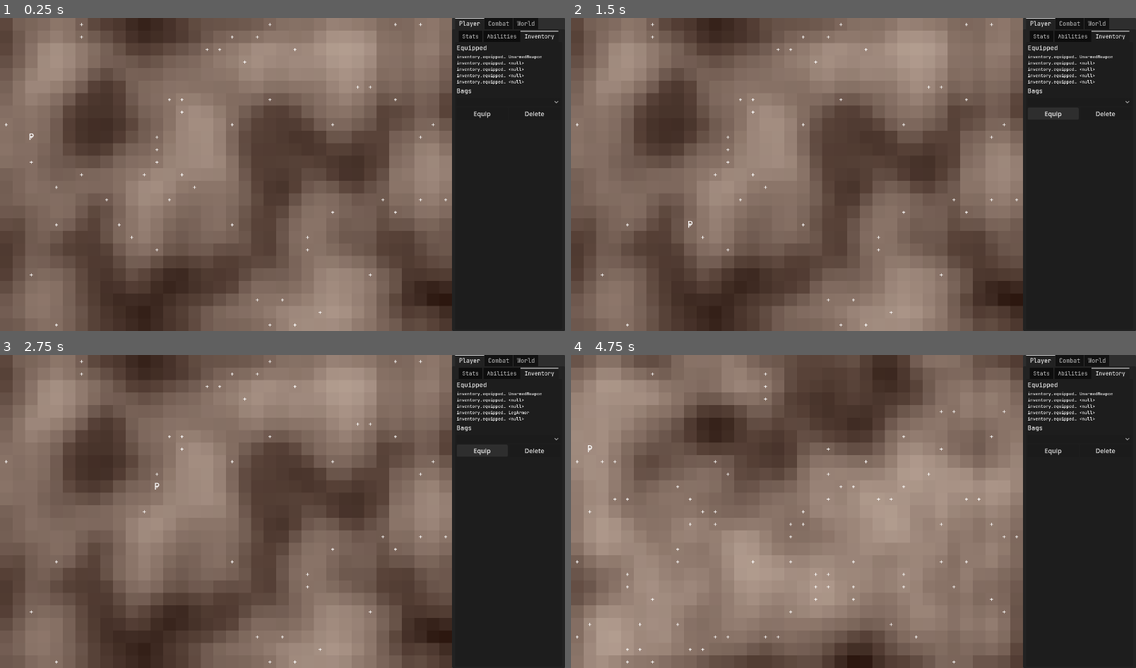
Above: before the commit, frames 1-4 (two rows, left to right).
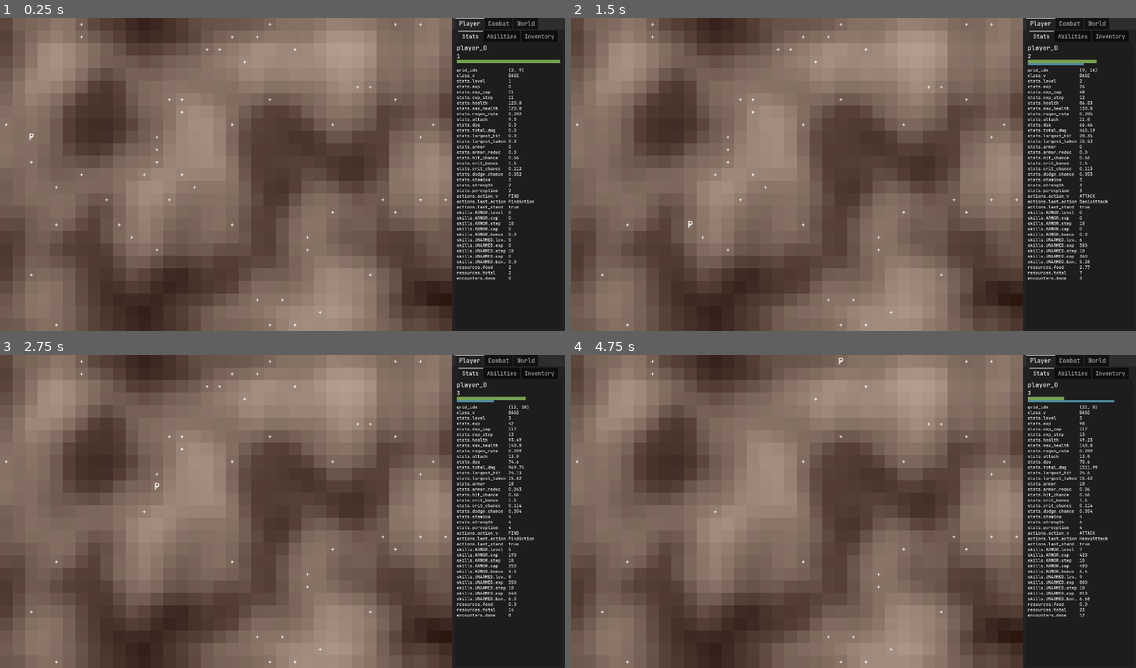
Above: after the commit, the same moments.

Repository: crystalfiction/rpg-simulator
Game: Godot game, scene res://src/controllers/world/world_controller.tscn
Two runs of this game, one before a commit and one after it. Both use one fixed random seed, a clock stepped at 60 frames per second and the inputs below.
Inputs (mouse positions are in pixels of both pictures, inside the frame that each line leads up to):
- Up to frame 1 (0.25 s): no input
- Up to frame 2 (1.5 s): click (1051, 115) at 0.5 s, where only the run before the commit has a clickable "Equip"; click (1051, 115) at 1.25 s, where only the run before the commit has a clickable "Equip"
- Up to frame 3 (2.75 s): click (480, 452) at 2 s, where only the run before the commit has a clickable "Equip"
- Up to frame 4 (4.75 s): click (1079, 439) at 2.77 s; hold - (world_tick_dec) 3.53-4.28 s; tap = (world_tick_inc) at 4.35 s

The runs differ from the first frame. In frame 1, 2.5% of the frame differs, in the area x 80-100%, y 4-84%; in frame 2, 2.5%; in frame 3, 2.5%; in frame 4, 53%, in the area x 0-99%, y 0-100%.

Commit message:
player can equip/delete items from the bag UI

Diff:
--- a/src/controllers/ui/ui_controller.gd
+++ b/src/controllers/ui/ui_controller.gd
@@ -94,6 +94,21 @@
 	return substring
 
 
+## removes a single label entry and its labels
+func _remove_label_entry(entry: Dictionary, curr_labels: Array):
+	# remove name label
+	if is_instance_valid(entry.name):
+		if not entry.name.is_queued_for_deletion():
+			entry.name.queue_free()
+	# remove data label
+	if is_instance_valid(entry.data):
+		if not entry.data.is_queued_for_deletion():
+			entry.data.queue_free()
+	# remove label entry ref
+	curr_labels.erase(entry)
+	self.labels = curr_labels
+
+
 ## removes labels and label entries with invalid objects
 func _remove_invalids(curr_labels: Array):
 	# remove labels if player invalid
@@ -105,16 +120,9 @@
 	)
 	if not invalids.is_empty():
 		for invalid in invalids:
-			# remove name label
-			if is_instance_valid(invalid.name):
-				if not invalid.name.is_queued_for_deletion():
-					invalid.name.queue_free()
-			# remove data label
-			if is_instance_valid(invalid.data):
-				if not invalid.data.is_queued_for_deletion():
-					invalid.data.queue_free()
-			# remove label entry ref
-			curr_labels.erase(invalid)
+			_remove_label_entry(invalid, curr_labels)
+
+	self.labels = curr_labels
 
 
 ## checks for existing labels given the passed obj and container,
@@ -302,6 +310,7 @@
 	var selected = options.get_selected_id()
 	if selected < 0:
 		return false
+
 	# format new item
 	var new_item = p.data.inventory.bags[selected]
 	var curr_item = null
@@ -319,8 +328,24 @@
 
 ## handles bag deletion for player inventory items
 func _handle_bag_delete(p: Player, options: OptionButton, curr_labels: Array):
-	pass
-
+	# get selected item
+	var selected = options.get_selected_id()
+	if selected < 0:
+		return
+
+	# remove label entries/labels first to avoid update errors
+	var curr_item = p.data.inventory.bags[selected]
+	for l in curr_labels:
+		# get item labels
+		if l.path.contains("inventory.bags."):
+			_remove_label_entry(l, curr_labels)
+
+	# remove item from items/bags
+	p.data.inventory.controller.remove_item(curr_item)
+
+	# remove selected option after processing with its data
+	options.remove_item(selected)
+	options.selected = 0 if options.item_count > 0 else -1
 
 ## handles creation of inventory bags view
 func _make_inventory_bags(p: Player, curr_labels: Array):
@@ -504,6 +529,25 @@
 			if not is_stat_labels:
 				# make stat labels
 				_make_stat_labels(p, "player_stats", curr_labels)
+			else:
+				# check for new skills
+				var existing_skills = stat_labels[1]
+				var existing_paths = []
+				for s in range(existing_skills.size() - 1):
+					existing_paths.append(existing_skills[s].path)
+				# check player skills,
+				for key in p.data.skills:
+					# if skill in player data but not labels,
+					var path_idx = existing_paths.find_custom(func(pth): return pth.contains(key))
+					if path_idx < 0:
+						# delete stats labels
+						var stats_labels = self.player_stats.get_children()
+						for l in stats_labels:
+							if is_instance_valid(l):
+								if not l.is_queued_for_deletion():
+									l.queue_free()
+
+						_remove_invalids(curr_labels)
 
 			# abilities
 			var ability_labels = _check_obj_labels(p, "player_abilities", curr_labels)
@@ -658,6 +702,10 @@
 	if not self.labels.is_empty():
 		_remove_invalids(self.labels)
 
+	# update label data
+	if not self.labels.is_empty():
+		_update_label_entries(self.labels)
+
 	# if world valid,
 	if is_instance_valid(self.world):
 		# handle world panel
@@ -685,7 +733,3 @@
 	else:
 		# remove invalid labels
 		_remove_invalids(self.labels)
-
-	# update label data
-	if not self.labels.is_empty():
-		_update_label_entries(self.labels)
--- a/src/controllers/ui/ui_controller.tscn
+++ b/src/controllers/ui/ui_controller.tscn
@@ -15,9 +15,9 @@
 grow_vertical = 2
 script = ExtResource("1_2yfeh")
 world_stats = NodePath("PanelContainer/MarginContainer/VBoxContainer/TabContainer/World/WorldStats")
-player_vitals = NodePath("PanelContainer/MarginContainer/VBoxContainer/TabContainer/Player/TabContainer/Stats/VBoxContainer/PlayerVitals")
+player_vitals = NodePath("PanelContainer/MarginContainer/VBoxContainer/TabContainer/Player/TabContainer/Stats/ScrollContainer/VBoxContainer/PlayerVitals")
 player_combat_vitals = NodePath("PanelContainer/MarginContainer/VBoxContainer/TabContainer/Combat/VBoxContainer/PlayerVitals")
-player_stats = NodePath("PanelContainer/MarginContainer/VBoxContainer/TabContainer/Player/TabContainer/Stats/VBoxContainer/PlayerStats")
+player_stats = NodePath("PanelContainer/MarginContainer/VBoxContainer/TabContainer/Player/TabContainer/Stats/ScrollContainer/VBoxContainer/PlayerStats")
 player_abilities = NodePath("PanelContainer/MarginContainer/VBoxContainer/TabContainer/Player/TabContainer/Abilities/Abilities")
 player_equipped = NodePath("PanelContainer/MarginContainer/VBoxContainer/TabContainer/Player/TabContainer/Inventory/HFlowContainer/Equipped2")
 player_bags = NodePath("PanelContainer/MarginContainer/VBoxContainer/TabContainer/Player/TabContainer/Inventory/HFlowContainer/BagItems")
@@ -65,10 +65,9 @@
 layout_mode = 2
 theme_override_fonts/font = ExtResource("2_1mjrn")
 theme_override_font_sizes/font_size = 14
-current_tab = 2
+current_tab = 0
 
 [node name="Stats" type="MarginContainer" parent="PanelContainer/MarginContainer/VBoxContainer/TabContainer/Player/TabContainer" unique_id=394951077]
-visible = false
 layout_mode = 2
 theme_override_constants/margin_left = 4
 theme_override_constants/margin_top = 4
@@ -76,15 +75,21 @@
 theme_override_constants/margin_bottom = 4
 metadata/_tab_index = 0
 
-[node name="VBoxContainer" type="VBoxContainer" parent="PanelContainer/MarginContainer/VBoxContainer/TabContainer/Player/TabContainer/Stats" unique_id=895393496]
-layout_mode = 2
+[node name="ScrollContainer" type="ScrollContainer" parent="PanelContainer/MarginContainer/VBoxContainer/TabContainer/Player/TabContainer/Stats" unique_id=608515021]
+custom_minimum_size = Vector2(0, 727)
+layout_mode = 2
+
+[node name="VBoxContainer" type="VBoxContainer" parent="PanelContainer/MarginContainer/VBoxContainer/TabContainer/Player/TabContainer/Stats/ScrollContainer" unique_id=895393496]
+layout_mode = 2
+size_flags_horizontal = 3
+size_flags_vertical = 3
 theme_override_constants/separation = 4
 
-[node name="PlayerVitals" type="GridContainer" parent="PanelContainer/MarginContainer/VBoxContainer/TabContainer/Player/TabContainer/Stats/VBoxContainer" unique_id=2057702895]
-layout_mode = 2
-theme_override_constants/v_separation = 0
-
-[node name="PlayerStats" type="GridContainer" parent="PanelContainer/MarginContainer/VBoxContainer/TabContainer/Player/TabContainer/Stats/VBoxContainer" unique_id=156362244]
+[node name="PlayerVitals" type="GridContainer" parent="PanelContainer/MarginContainer/VBoxContainer/TabContainer/Player/TabContainer/Stats/ScrollContainer/VBoxContainer" unique_id=2057702895]
+layout_mode = 2
+theme_override_constants/v_separation = 0
+
+[node name="PlayerStats" type="GridContainer" parent="PanelContainer/MarginContainer/VBoxContainer/TabContainer/Player/TabContainer/Stats/ScrollContainer/VBoxContainer" unique_id=156362244]
 layout_mode = 2
 theme_override_constants/v_separation = -2
 columns = 2
@@ -104,6 +109,7 @@
 columns = 2
 
 [node name="Inventory" type="MarginContainer" parent="PanelContainer/MarginContainer/VBoxContainer/TabContainer/Player/TabContainer" unique_id=448238365]
+visible = false
 layout_mode = 2
 theme_override_constants/margin_left = 4
 theme_override_constants/margin_top = 4
